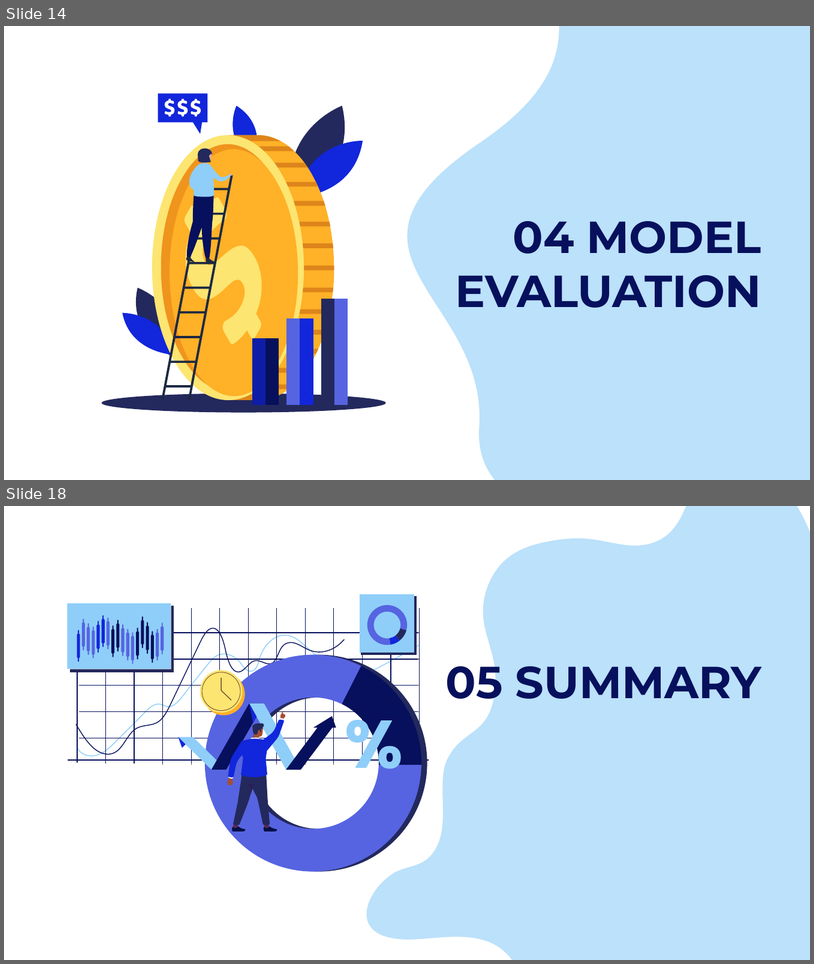
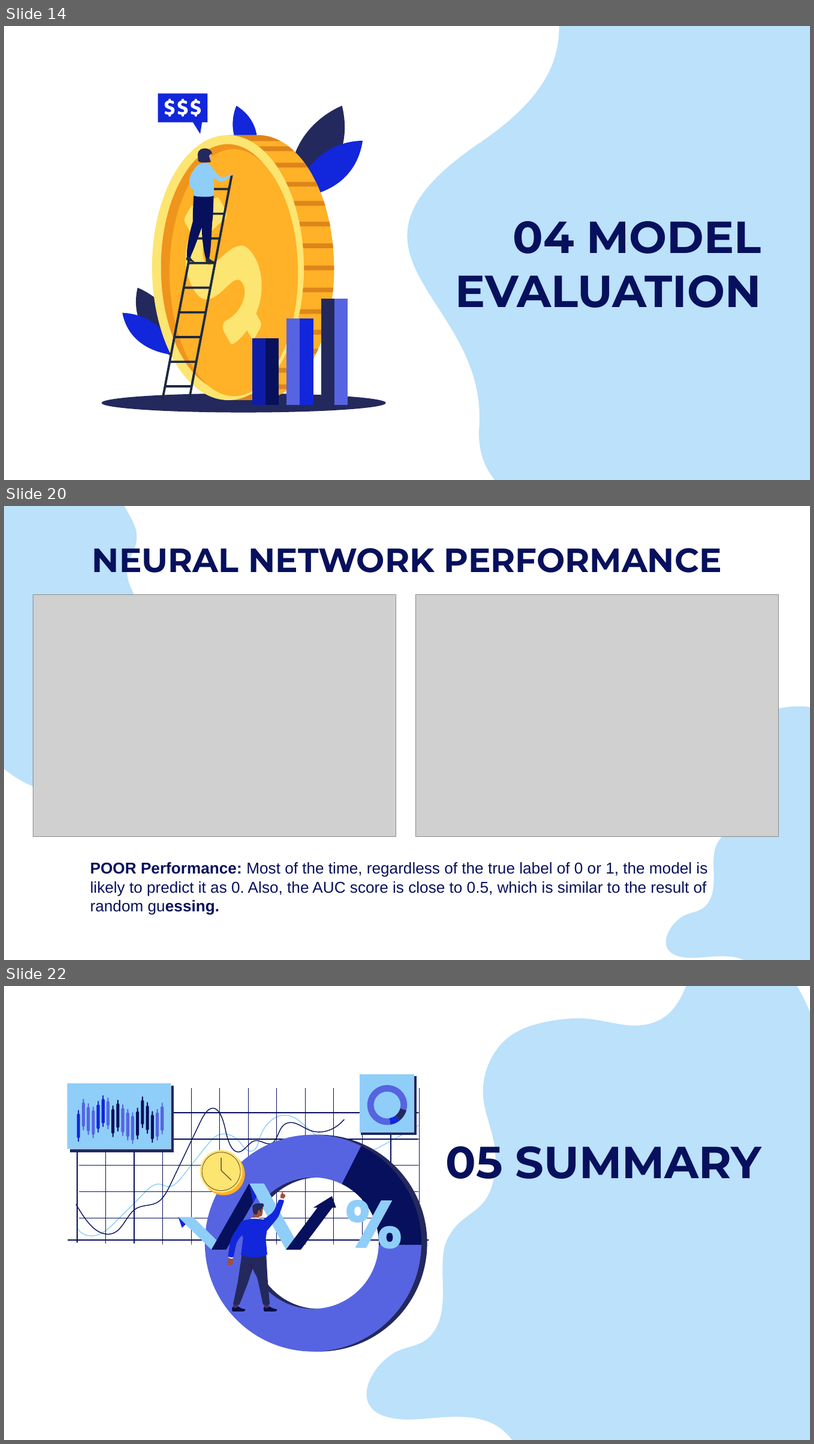
Before and after one commit to muhasenulhaque/Project-2-Machine-Learning-and-Algo-Trading, a slide deck: Presentation/FX_Master_Project_Presentation.pptx. Shown one above the other, each under a label of ours: slides 14 and 18 before the commit, slides 14, 20 and 22 after it; the slides between them are not shown. The pictures are 814x964 and 814x1444 pixels, drawn with LibreOffice and Linux fonts; fonts in the diff are those of the drawing; grey boxes stand for pictures. Boxes give left, top, right and bottom in pixels: in the first picture for what was removed or moved away, otherwise in the second. Text is boxed around its words. In the diff, an @@ line names an element or a change of style, - is before the commit and + after.

```diff
--- a/Presentation/FX_Master_Project_Presentation.pptx
+++ b/Presentation/FX_Master_Project_Presentation.pptx
@@ slide 20 added at (4, 506, 810, 960), background #FFFFFF @@
@@ freeform shape added at (4, 506, 282, 833), fill #8FCEF9 at 60% opacity @@
@@ text added at (92, 539, 722, 580), 30 pt, text #07105C, bold @@
+NEURAL NETWORK PERFORMANCE
@@ picture added at (33, 595, 396, 837) @@
@@ picture added at (416, 595, 779, 837) @@
@@ freeform shape added at (653, 654, 810, 960), fill #8FCEF9 at 60% opacity @@
@@ text added at (90, 862, 708, 915), 14 pt, text #07105C @@
+POOR Performance: Most of the time, regardless of the true label of 0 or 1, the model is likely to predict it as 0. Also, the AUC score is close to 0.5, which is similar to the result of random guessing.
@@ what was slide 18 is now slide 22 @@
```
Also in this commit, not shown: 9 slides changed, 4 other slides added, 4 slides removed, 13 other files.
